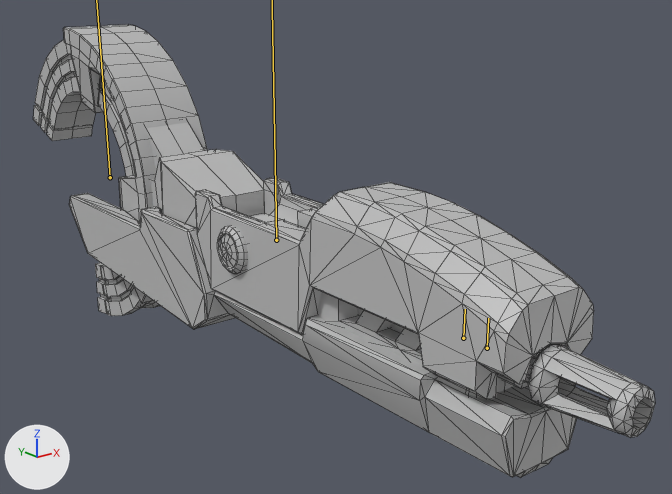
The FBX model Unity_Project/Assets/Models/Unit/Player/Mech_AutoGun.fbx: old version first, new version second.
Before and after are seen from a camera (50 mm lens) standing at (-1.87, -2.68, 0.99) and looking at (0.26, -0.02, -0.07). Lighting does not change. The marker at lower left points along +X, +Y and +Z. The bones that bend it are drawn over the model as lines. Mesh edges are drawn as thin lines.

The first picture shows 'AutoGun'.
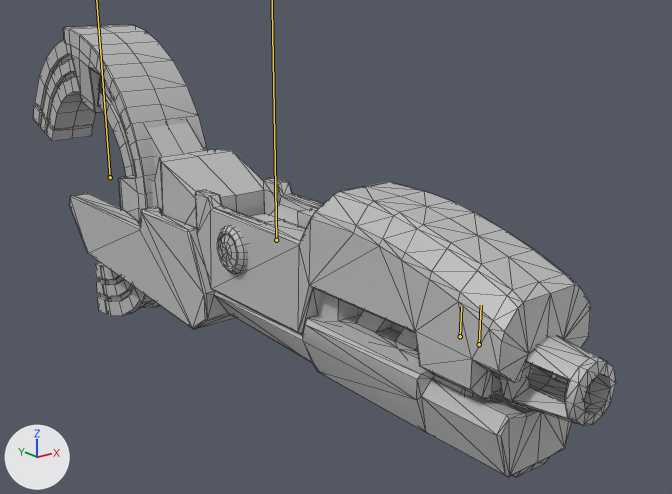
The newer file adds an action. The first version stands in its rest pose; the second is drawn at frame 5 of the action 'Take 001'.

Where the change shows, as pixel boxes [x1, y1, x2, y2] in the pictures (672 x 494 px):
'AutoGun', posed (6% narrower)
    before: [33, 24, 655, 478]
    after: [33, 24, 616, 478]
bone 'FrontGun', root to tip
    before: (463, 338) to (465, 309)
    after: (460, 336) to (461, 307)
bone 'Canon', root to tip
    before: (487, 348) to (488, 318)
    after: (479, 344) to (481, 305)

The edits, one by one:
Bone 'FrontGun' (bone_frontgun) moves from (0.0, 0.0, 0.0) to (0.0, 0.0, -1.3).
Bone 'FrontGun' (bone_frontgun) is rescaled from (1.0, 1.0, 1.0) to (1.02, 1.02, 1.0).
Bone 'Canon' (bone_canon) moves from (0.0, 0.0, 0.0) to (0.0, 0.0, -1.7).
Bone 'Canon' (bone_canon) is rescaled from (1.0, 1.0, 1.0) to (1.33, 1.33, 0.8).
